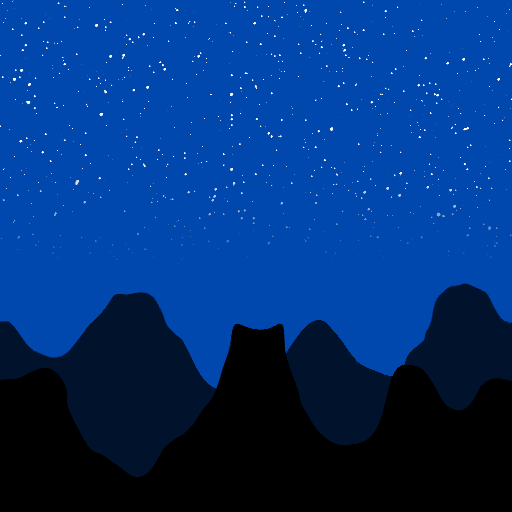
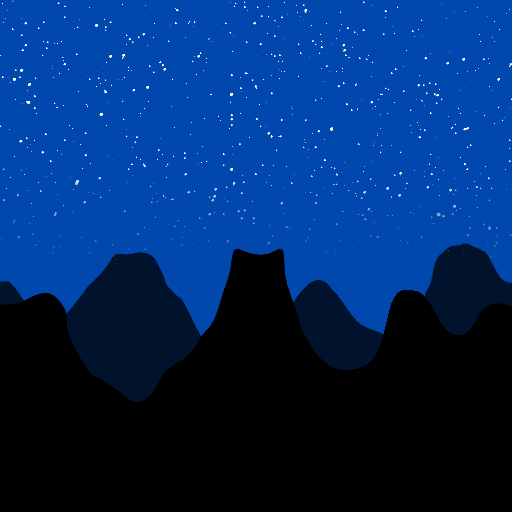
Comparing the layer stacks of the two 512 x 512 images. Changes:
painted on "New Layer#6" over [0, 243, 512, 477]
painted on "New Layer#5" over [0, 248, 512, 477]
